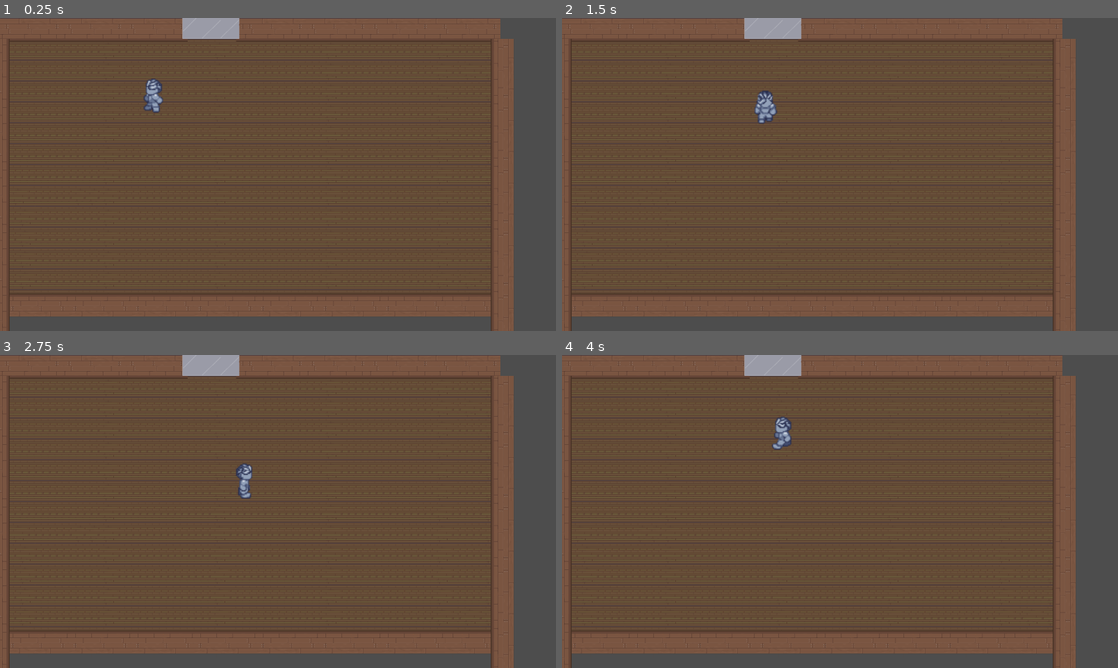
Above: before the commit, frames 1-4 (two rows, left to right).
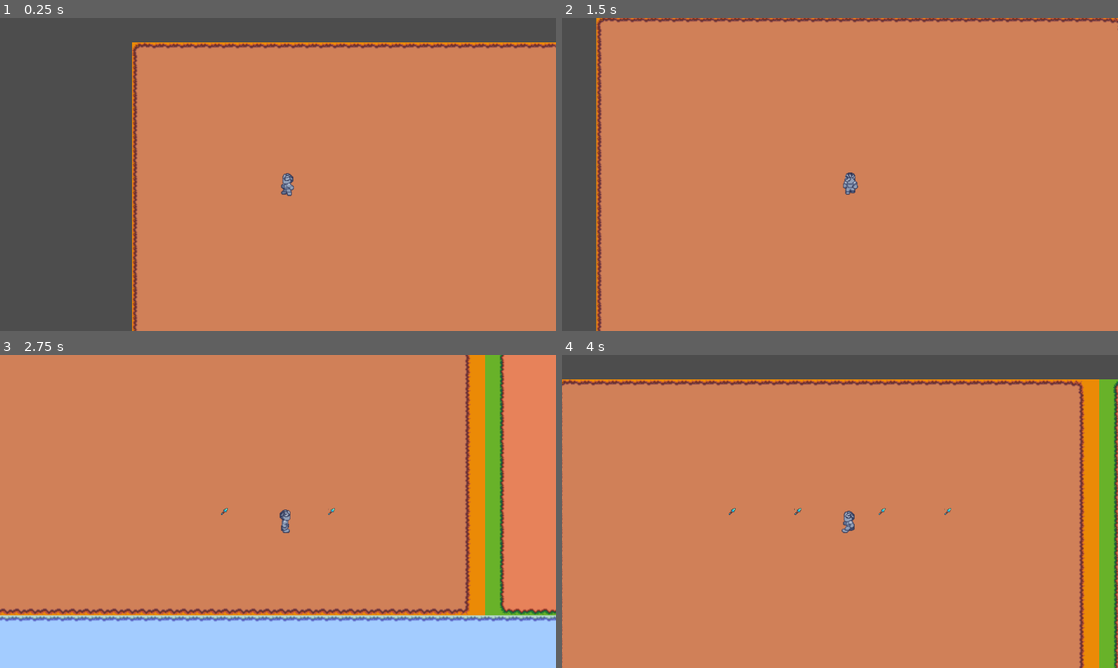
Above: after the commit, the same moments.

Repository: OmenF1/PGameJam16
Game: Godot game, scene res://Map/test_map.tscn
Two runs of this game, one before a commit and one after it. Both use one fixed random seed, a clock stepped at 60 frames per second and the inputs below. Before the commit the project starts from res://home_base.tscn.
Inputs:
- Up to frame 1 (0.25 s): no input
- Up to frame 2 (1.5 s): tap Enter at 0.5 s; hold D (move_right) 0.53-1.28 s; hold S (move_down) from 1.28 s (still down)
- Up to frame 3 (2.75 s): release S (move_down) at 2.03 s; hold D (move_right) from 2.03 s (still down)
- Up to frame 4 (4 s): release D (move_right) at 2.78 s; hold W (move_up) 2.78-3.53 s; hold A (move_left) from 3.53 s (still down)

The runs differ from the first frame. In frame 1, 94% of the frame differs, in the area x 0-100%, y 0-100%; in frame 2, 99%; in frame 3, 100%; in frame 4, 98%.

Commit message:
basic attack and mob testing WIP

Diff:
--- a/Map/test_map.tscn
+++ b/Map/test_map.tscn
@@ -104,6 +104,7 @@
 [node name="TestMap" type="TileMapLayer"]
 tile_map_data = PackedByteArray("AAAAAAAAAAAAAAYAAAAnAAAAAAADAAMAAAAnABcAAAADAAMAAAAAABcAAAAAAAgAAAAAAAEAAAAAAAcAAAAAAA …(57520 unchanged characters)…
 tile_set = SubResource("TileSet_715bv")
+collision_enabled = false
 script = ExtResource("2_ctsxq")
 mob_scene = ExtResource("3_0hwd7")
 
--- /dev/null
+++ b/Testing/test/icon.svg
@@ -0,0 +1 @@
+<svg xmlns="http://www.w3.org/2000/svg" width="128" height="128"><rect width="124" height="124" x="2" y="2" fill="#363d52" stroke="#212532" stroke-width="4" rx="14"/><g fill="#fff" transform="translate(12.322 12.322)scale(.101)"><path d="M105 673v33q407 354 814 0v-33z"/><path fill="#478cbf" d="m105 673 152 14q12 1 15 14l4 67 132 10 8-61q2-11 15-15h162q13 4 15 15l8 61 132-10 4-67q3-13 15-14l152-14V427q30-39 56-81-35-59-83-108-43 20-82 47-40-37-88-64 7-51 8-102-59-28-123-42-26 43-46 89-49-7-98 0-20-46-46-89-64 14-123 42 1 51 8 102-48 27-88 64-39-27-82-47-48 49-83 108 26 42 56 81zm0 33v39c0 276 813 276 814 0v-39l-134 12-5 69q-2 10-14 13l-162 11q-12 0-16-11l-10-65H446l-10 65q-4 11-16 11l-162-11q-12-3-14-13l-5-69z"/><path d="M483 600c0 34 58 34 58 0v-86c0-34-58-34-58 0z"/><circle cx="725" cy="526" r="90"/><circle cx="299" cy="526" r="90"/></g><g fill="#414042" transform="translate(12.322 12.322)scale(.101)"><circle cx="307" cy="532" r="60"/><circle cx="717" cy="532" r="60"/></g></svg>
--- /dev/null
+++ b/attacks/basic_attack.gd
@@ -0,0 +1,26 @@
+extends CharacterBody2D
+var screen_size
+@export var direction = "left"
+# Called when the node enters the scene tree for the first time.
+func _ready() -> void:
+	pass # Replace with function body.
+
+
+# Called every frame. 'delta' is the elapsed time since the previous frame.
+func _process(delta: float) -> void:
+	var velocity = Vector2.ZERO
+	match direction:
+		"left":
+			velocity.x -= 1
+		"right":
+			velocity.x += 1
+		"up":
+			velocity.y += 1
+		"down":
+			velocity.y -= 1
+	velocity = velocity.normalized() * 50
+	move_and_collide(velocity * delta)
+
+
+func _on_area_2d_area_entered(area: Area2D) -> void:
+	queue_free()
--- a/attacks/basic_attack.tscn
+++ b/attacks/basic_attack.tscn
@@ -1,5 +1,6 @@
-[gd_scene load_steps=5 format=3 uid="uid://c0dtep7vmh0yx"]
+[gd_scene load_steps=7 format=3 uid="uid://c0dtep7vmh0yx"]
 
+[ext_resource type="Script" path="res://attacks/basic_attack.gd" id="1_c42lr"]
 [ext_resource type="Texture2D" uid="uid://425d4mhgvo0b" path="res://Assets/DiamondWeapons.png" id="1_tai2q"]
 
 [sub_resource type="AtlasTexture" id="AtlasTexture_xj3oq"]
@@ -17,13 +18,28 @@
 "speed": 5.0
 }]
 
+[sub_resource type="CircleShape2D" id="CircleShape2D_arsre"]
+
 [sub_resource type="CapsuleShape2D" id="CapsuleShape2D_1rhfq"]
 height = 22.0
 
-[node name="BasicAttack" type="Area2D"]
+[node name="BasicAttack" type="CharacterBody2D"]
+collision_layer = 0
+collision_mask = 0
+script = ExtResource("1_c42lr")
 
 [node name="AnimatedSprite2D" type="AnimatedSprite2D" parent="."]
 sprite_frames = SubResource("SpriteFrames_s7e2h")
 
+[node name="AttackCollisionDetect" type="Area2D" parent="."]
+collision_layer = 4
+collision_mask = 8
+
+[node name="CollisionShape2D" type="CollisionShape2D" parent="AttackCollisionDetect"]
+shape = SubResource("CircleShape2D_arsre")
+
 [node name="CollisionShape2D" type="CollisionShape2D" parent="."]
+visible = false
 shape = SubResource("CapsuleShape2D_1rhfq")
+
+[connection signal="area_entered" from="AttackCollisionDetect" to="." method="_on_area_2d_area_entered"]
--- a/basic_mob.gd
+++ b/basic_mob.gd
@@ -8,3 +8,7 @@
 
 func _process(delta):
 	position = position.move_toward(player.position, delta * 100)
+
+
+func _on_area_2d_area_entered(area: Area2D) -> void:
+	queue_free()
--- a/basic_mob.tscn
+++ b/basic_mob.tscn
@@ -22,6 +22,8 @@
 radius = 16.0
 height = 32.0
 
+[sub_resource type="CapsuleShape2D" id="CapsuleShape2D_b7kp6"]
+
 [node name="BasicMob" type="CharacterBody2D"]
 collision_mask = 255
 script = ExtResource("1_yt2bo")
@@ -33,3 +35,12 @@
 
 [node name="Collision" type="CollisionShape2D" parent="."]
 shape = SubResource("CapsuleShape2D_qb7sv")
+
+[node name="Area2D" type="Area2D" parent="."]
+collision_layer = 8
+collision_mask = 4
+
+[node name="CollisionShape2D" type="CollisionShape2D" parent="Area2D"]
+shape = SubResource("CapsuleShape2D_b7kp6")
+
+[connection signal="area_entered" from="Area2D" to="." method="_on_area_2d_area_entered"]
--- a/player.gd
+++ b/player.gd
@@ -1,6 +1,6 @@
 extends CharacterBody2D
 
-
+@export var attack_scene: PackedScene
 @export var speed=150
 
 var hp = 100
@@ -38,3 +38,19 @@
 	position = position.clamp(Vector2.ZERO, screen_size)
 	$Hud.hp = hp
 	$Hud.mana = mana
+
+
+func _on_test_attack_timer_timeout() -> void:
+	var up = attack_scene.instantiate()
+	up.direction = "up"
+	var down = attack_scene.instantiate()
+	up.direction = "down"
+	var left = attack_scene.instantiate()
+	up.direction = "left"
+	var right = attack_scene.instantiate()
+	up.direction = "right"
+	add_child(up)
+	add_child(down)
+	add_child(left)
+	add_child(right)
+	$TestAttackTimer.start()
--- a/player.tscn
+++ b/player.tscn
@@ -1,8 +1,9 @@
-[gd_scene load_steps=104 format=3 uid="uid://bc4juxk8g67hf"]
+[gd_scene load_steps=105 format=3 uid="uid://bc4juxk8g67hf"]
 
 [ext_resource type="Texture2D" uid="uid://b6xc2g1euy7tn" path="res://Assets/Hero_PN.png" id="1_fj8db"]
 [ext_resource type="Script" path="res://player.gd" id="1_n4hvl"]
 [ext_resource type="PackedScene" uid="uid://cu4kfy44ajv2y" path="res://hud.tscn" id="2_hij30"]
+[ext_resource type="PackedScene" uid="uid://c0dtep7vmh0yx" path="res://attacks/basic_attack.tscn" id="2_x6tm1"]
 
 [sub_resource type="CapsuleShape2D" id="CapsuleShape2D_l5wwf"]
 radius = 18.0
@@ -723,7 +724,10 @@
 }]
 
 [node name="Player" type="CharacterBody2D"]
+collision_layer = 0
+collision_mask = 0
 script = ExtResource("1_n4hvl")
+attack_scene = ExtResource("2_x6tm1")
 
 [node name="CollisionShape2D" type="CollisionShape2D" parent="."]
 position = Vector2(19, 26)
@@ -738,3 +742,9 @@
 
 [node name="Hud" parent="." instance=ExtResource("2_hij30")]
 visible = false
+
+[node name="TestAttackTimer" type="Timer" parent="."]
+wait_time = 1.5
+autostart = true
+
+[connection signal="timeout" from="TestAttackTimer" to="." method="_on_test_attack_timer_timeout"]
--- a/project.godot
+++ b/project.godot
@@ -11,7 +11,7 @@
 [application]
 
 config/name="DrRNG"
-run/main_scene="res://home_base.tscn"
+run/main_scene="res://Map/test_map.tscn"
 config/features=PackedStringArray("4.3", "GL Compatibility")
 config/icon="res://icon.svg"
 
Binary file added: Testing/test/Assets/4_Seasons_Ground_Tiles.png.import
Binary file added: Testing/test/Assets/4_Seasons_Trees.png.import
Binary file added: Testing/test/Assets/A5.png.import
Binary file added: Testing/test/Assets/AzureWeapons.png.import
Binary file added: Testing/test/Assets/BoneWeapons.png.import
Binary file added: Testing/test/Assets/BronzeWeapons.png.import
Binary file added: Testing/test/Assets/DiamondWeapons.png.import
Binary file added: Testing/test/Assets/EarthWeapons.png.import
Binary file added: Testing/test/Assets/EmeraldWeapons.png.import
Binary file added: Testing/test/Assets/FireWeapons.png.import
Binary file added: Testing/test/Assets/FullSpriteSheet.png.import
Binary file added: Testing/test/Assets/GoldWeapons.png.import
(and 42 more such lines)
